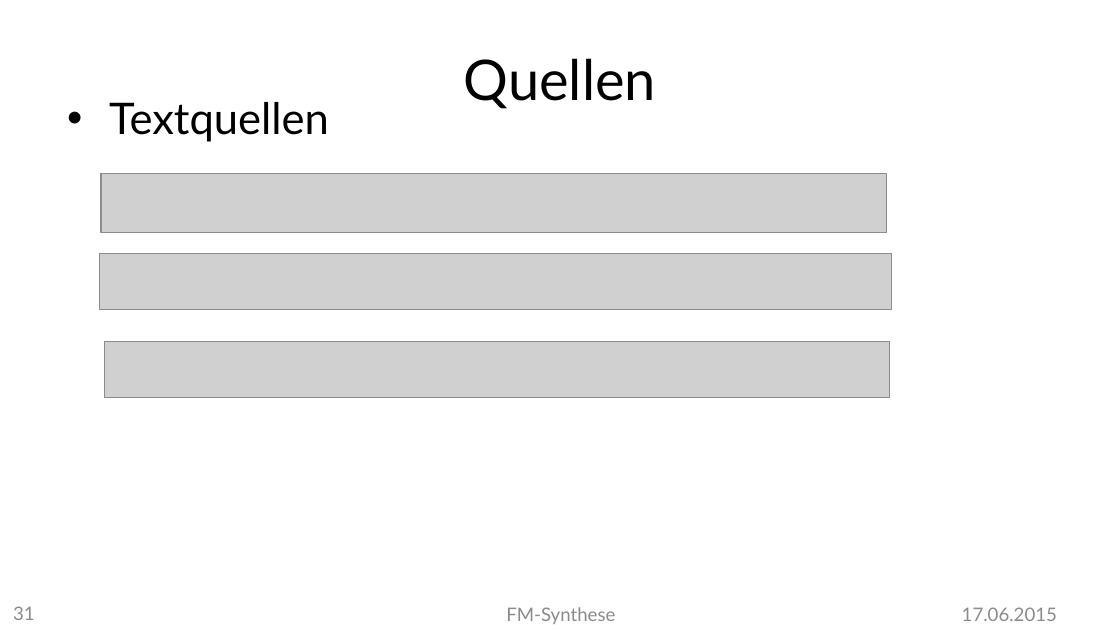
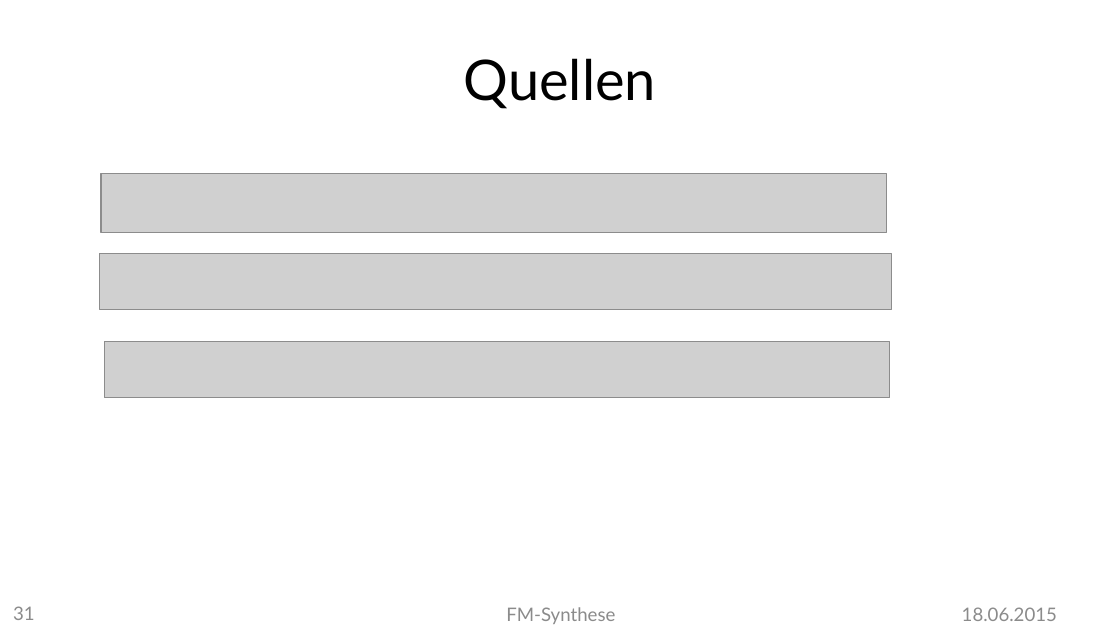
Before and after one commit to MBulli/VSeminar, a slide deck: slide 31 of Praesentation/FMSynthese-Julius.pptx. Drawn at 1120x630 pixels with LibreOffice and Linux fonts; fonts in the diff are those of the drawing; grey boxes stand for pictures; background and template pictures are left out. Boxes give left, top, right and bottom in pixels: in the first picture for what was removed or moved away, otherwise in the second. Text is boxed around its words. In the diff, an @@ line names an element or a change of style, - is before the commit and + after.

Commit message:
Text-Bugfixes and presentation

```diff
--- a/Praesentation/FMSynthese-Julius.pptx
+++ b/Praesentation/FMSynthese-Julius.pptx
@@ text removed at (x1=109, y1=102, x2=329, y2=142) @@
-• Textquellen
@@ text at (x1=962, y1=607, x2=1057, y2=621): text changed @@
-17.06.2015
+18.06.2015
```
Also in this commit, not shown: 27 other slides changed, 1 slide removed, 11 other files.
